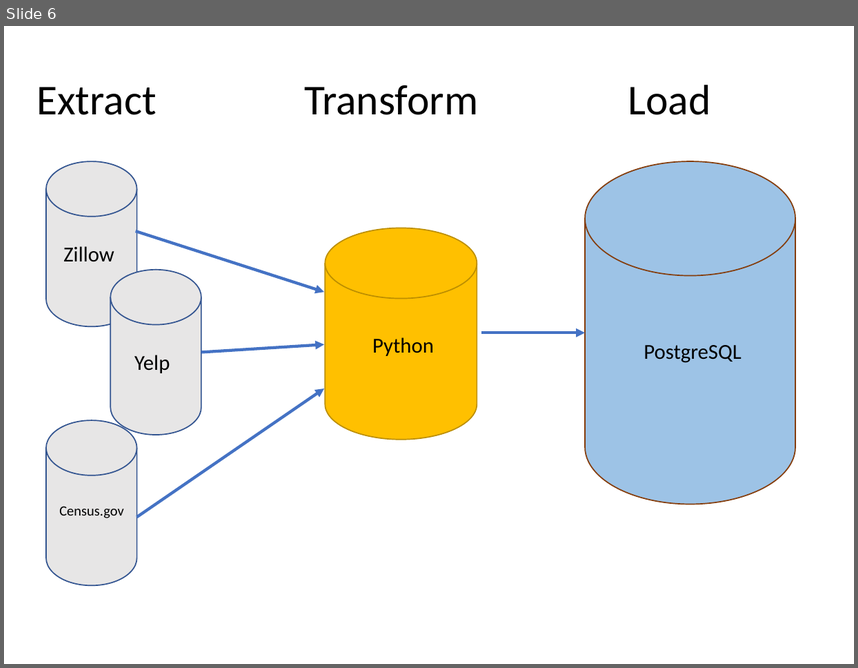
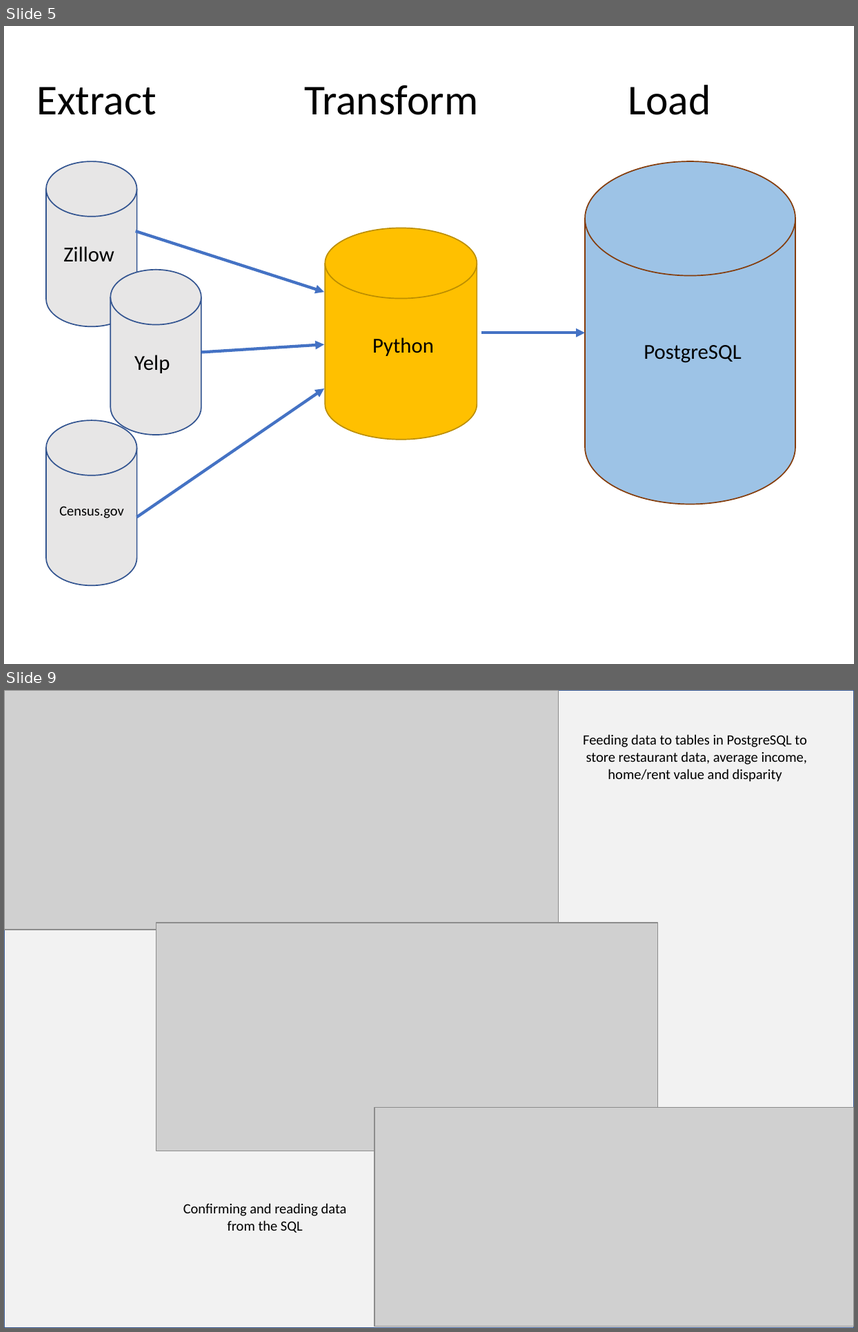
Before and after one commit to abrahambenaim/ETL-Project, a slide deck: ETL Project - CHAMPS.pptx. Shown one above the other, each under a label of ours: slide 6 before the commit, slides 5 and 9 after it; the slides between them are not shown. The pictures are 858x668 and 858x1332 pixels, drawn with LibreOffice and Linux fonts; fonts in the diff are those of the drawing; grey boxes stand for pictures. Boxes give left, top, right and bottom in pixels: in the first picture for what was removed or moved away, otherwise in the second. Text is boxed around its words. In the diff, an @@ line names an element or a change of style, - is before the commit and + after.

```diff
--- a/ETL Project - CHAMPS.pptx
+++ b/ETL Project - CHAMPS.pptx
@@ slide 9 added at (4, 690, 854, 1328), background #FFFFFF @@
@@ rectangle added at (4, 690, 854, 1328), fill #F2F2F2, outline #325491 1 pt @@
@@ picture added at (4, 691, 558, 929) @@
@@ text added at (583, 734, 807, 782), 12 pt, text #000000 @@
+Feeding data to tables in PostgreSQL to
+store restaurant data, average income,
+home/rent value and disparity
@@ picture added at (156, 922, 657, 1150) @@
@@ picture added at (375, 1107, 854, 1326) @@
@@ text added at (183, 1203, 347, 1232), 12 pt, text #000000 @@
+Confirming and reading data from the SQL
@@ what was slide 6 is now slide 5 @@
```
Also in this commit, not shown: 4 slides changed, 3 other slides added, 1 slide removed.
